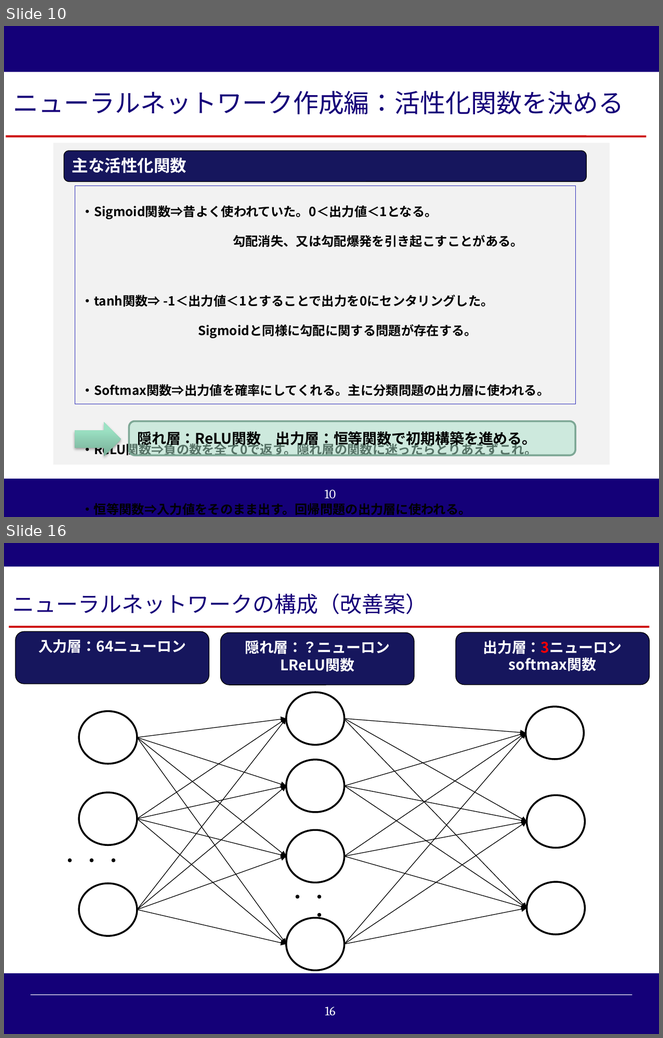
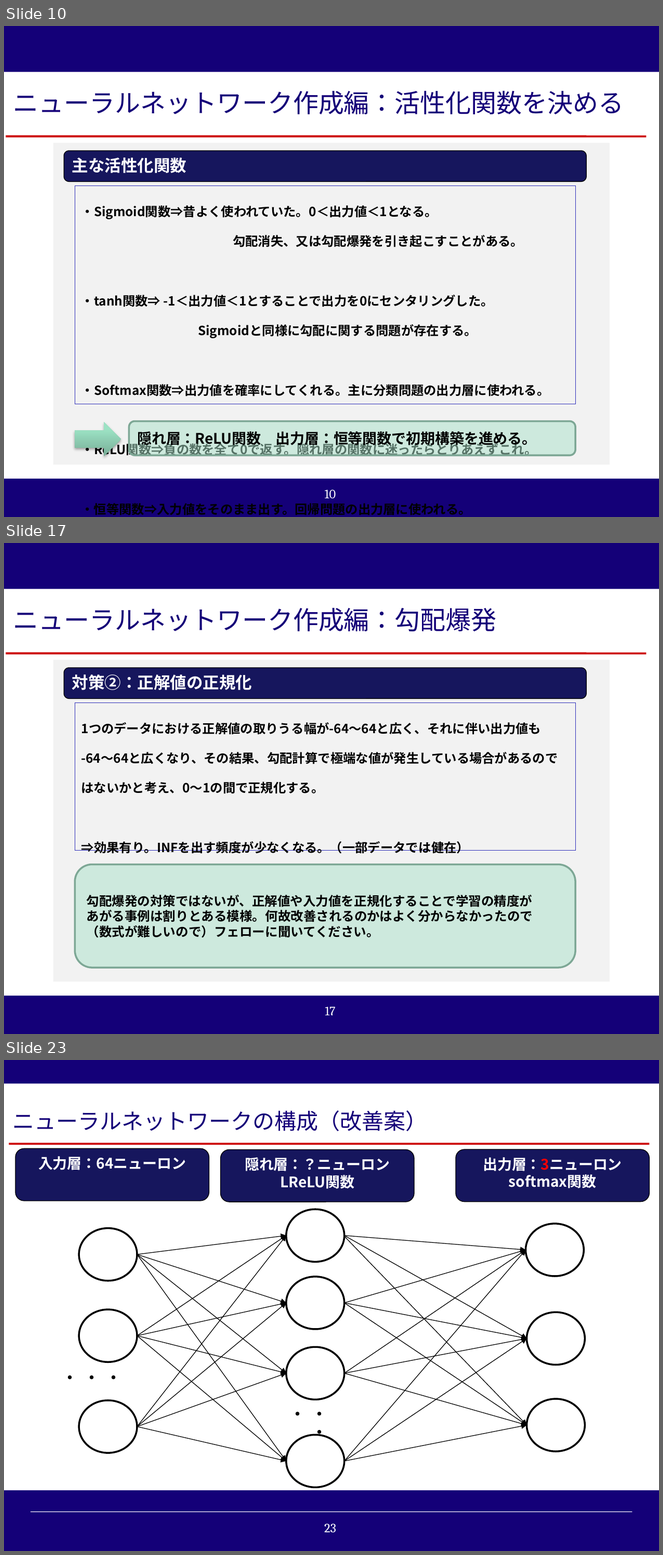
Before and after one commit to reversi-ir/ai-program, a slide deck: reversi-ai/result/オセロAI_技術アカデミー用説明資料.pptx. Shown one above the other, each under a label of ours: slides 10 and 16 before the commit, slides 10, 17 and 23 after it; the slides between them are not shown. The pictures are 663x1038 and 663x1555 pixels, drawn with LibreOffice and Linux fonts; fonts in the diff are those of the drawing; background and template pictures are left out. Boxes give left, top, right and bottom in pixels: in the first picture for what was removed or moved away, otherwise in the second. Text is boxed around its words. In the diff, an @@ line names an element or a change of style, - is before the commit and + after.

```diff
--- a/reversi-ai/result/オセロAI_技術アカデミー用説明資料.pptx
+++ b/reversi-ai/result/オセロAI_技術アカデミー用説明資料.pptx
@@ slide 17 added at [4,543,659,1034], background #140078; not listed: 2 template elements that a slide beside it also shows @@
@@ rectangle added at [4,589,659,996], fill #FFFFFF @@
@@ rectangle added at [7,589,646,650], fill #FFFFFF, 28 pt, text #140078 @@
+ニューラルネットワーク作成編：勾配爆発
@@ line added from (6, 654) to (647, 654), #CC0000 2.25 pt @@
@@ rectangle added at [53,659,609,982], fill #F2F2F2 @@
@@ rounded rectangle added at [64,667,586,698], fill #17175C, outline #000000 0.75 pt, 18 pt, text #FFFFFF, bold @@
+対策②：正解値の正規化
@@ rectangle added at [75,703,575,851], outline #2D2DB9 0.75 pt, 24 pt, text #000000, bold @@
+1つのデータにおける正解値の取りうる幅が-64～64と広く、それに伴い出力値も
+-64～64と広くなり、その結果、勾配計算で極端な値が発生している場合があるのではないかと考え、0～1の間で正規化する。
+⇒効果有り。INFを出す頻度が少なくなる。（一部データでは健在）
@@ rounded rectangle added at [75,865,575,968], fill #AAE2CA at 50% opacity, outline #7EA795 2 pt, 14 pt, text #000000, bold @@
+勾配爆発の対策ではないが、正解値や入力値を正規化することで学習の精度が
+あがる事例は割りとある模様。何故改善されるのかはよく分からなかったので
+（数式が難しいので）フェローに聞いてください。
@@ what was slide 16 is now slide 23 @@
@@ page number at [324,1524,336,1533]: text changed @@
-16
+23
```
Also in this commit, not shown: 6 slides changed, 6 other slides added, 3 other files.
